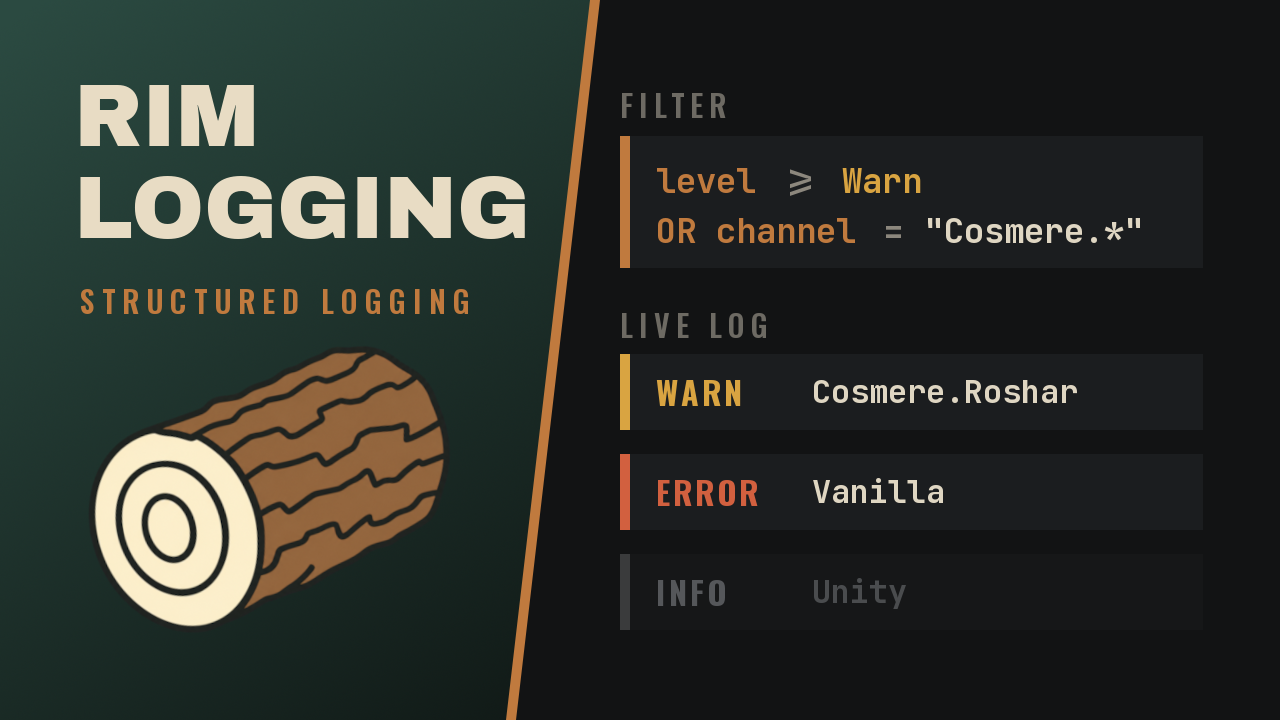
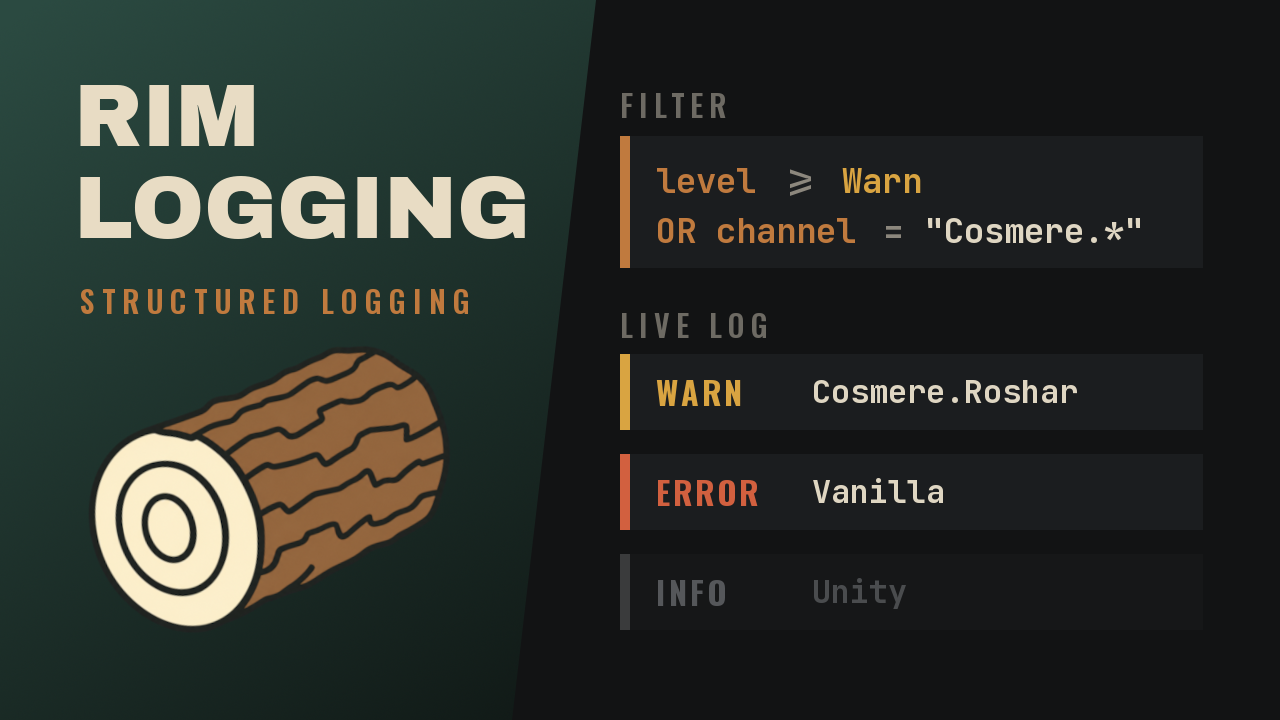
Revision of a layered 1280 × 720 image; what changed, layer by layer:
removed layer "seam" over (x1=506, y1=0, x2=600, y2=720)